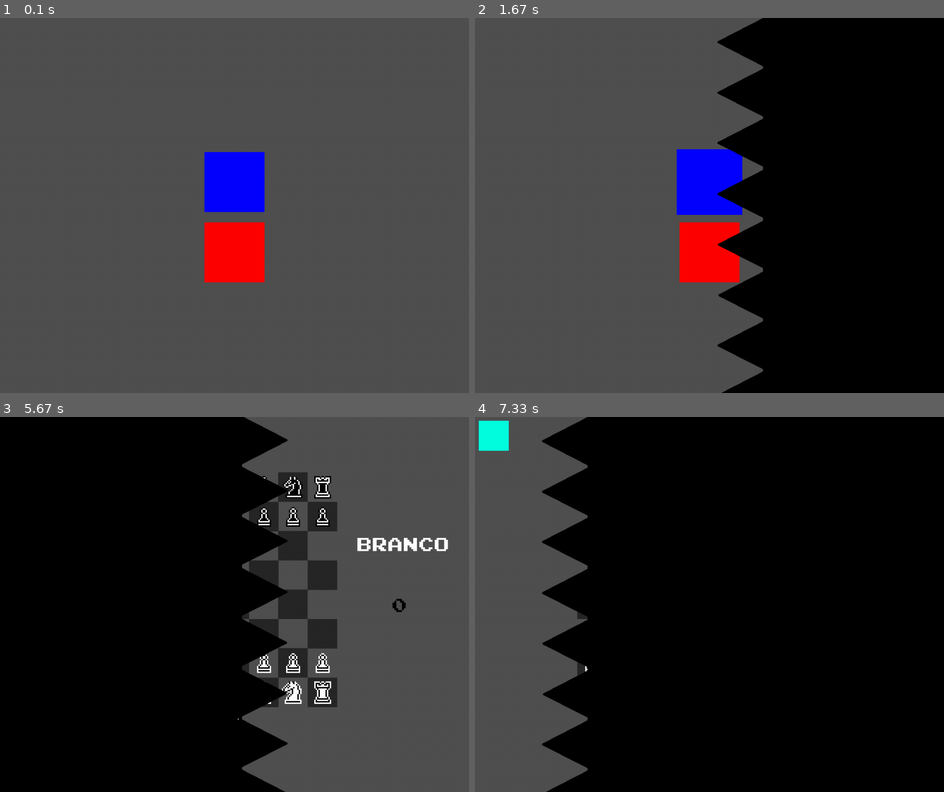
Above: before the commit, frames 1-4 (two rows, left to right).
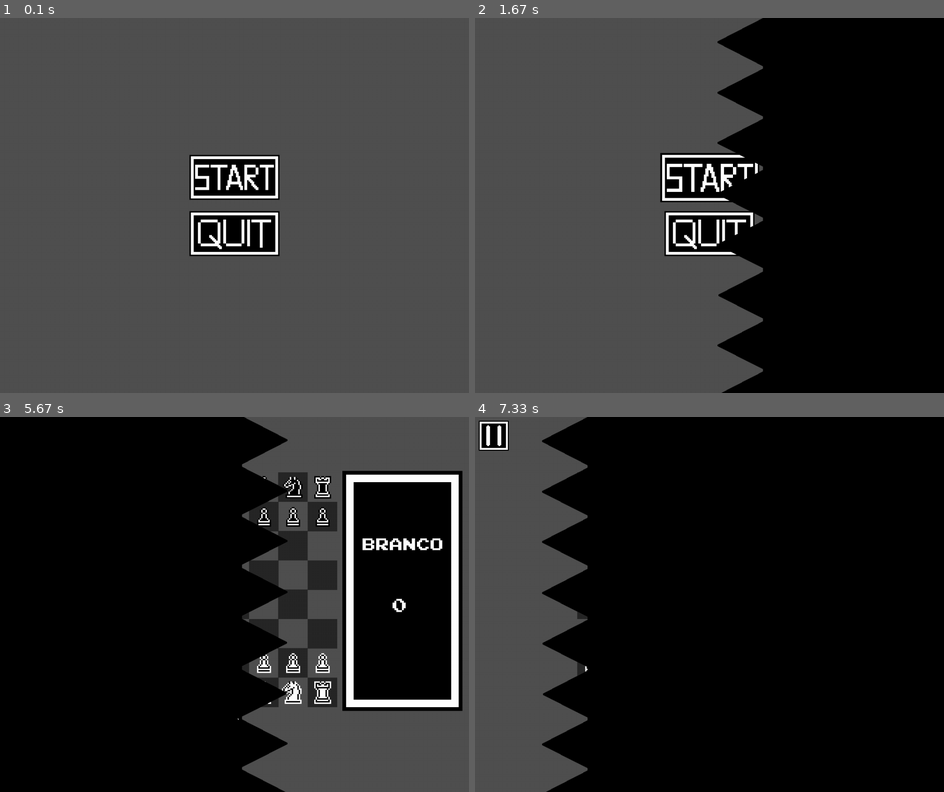
Above: after the commit, the same moments.

Repository: SrLeal42/Damas-Pygame
Game: pygame game, started from Main/Main.py
Same seed, same stepped clock (60 frames per second), same inputs: the game is played once before the commit and once after it.
Inputs (mouse positions are in pixels of both pictures, inside the frame that each line leads up to):
- Up to frame 1 (0.1 s): no input
- Up to frame 2 (1.67 s): click (709, 175) at 0.38 s; click (709, 175) at 0.72 s; click (709, 175) at 1.05 s; click (709, 175) at 1.38 s
- Up to frame 3 (5.67 s): click (281, 604) at 2.22 s; click (187, 604) at 2.55 s; click (187, 604) at 2.88 s; click (281, 604) at 3.22 s; click (281, 604) at 3.55 s; click (187, 604) at 3.88 s; click (187, 604) at 4.22 s; click (253, 589) at 4.55 s; click (281, 604) at 4.88 s
- Up to frame 4 (7.33 s): click (592, 488) at 5.72 s; click (592, 664) at 6.55 s

The runs differ from the first frame. In frame 1, 6.0% of the frame differs, in the area x 40-60%, y 35-71%; in frame 2, 5.5%; in frame 3, 16%, in the area x 73-99%, y 14-79%; in frame 4, 0.5%.

Commit message:
UPDATE: Melhorando o menu

Diff:
--- a/Main/Classes/Button.py
+++ b/Main/Classes/Button.py
@@ -31,9 +31,10 @@
         # image é um atributo da classe Sprite
         self.image = PG.image.load(path).convert_alpha()
 
-        new_size = int(self.image.get_width() * scale)
+        x_size = int(self.image.get_width() * scale)
+        y_size = int(self.image.get_height() * scale)
 
-        self.image = PG.transform.scale(self.image, (new_size, new_size))
+        self.image = PG.transform.scale(self.image, (x_size, y_size))
 
         # rect té um atributo da classe Sprite
         self.rect = self.image.get_rect(center=(self.x, self.y))
@@ -43,9 +44,10 @@
 
         self.normal_img = self.image
 
-        new_size = int(self.image_height *  1.1)
+        x_size = int(self.image_width *  1.1)
+        y_size = int(self.image_height *  1.1)
 
-        self.bigger_img = PG.transform.scale(self.image, (new_size, new_size))
+        self.bigger_img = PG.transform.scale(self.image, (x_size, y_size))
 
 
     def Draw(self, window):
--- a/Main/Main.py
+++ b/Main/Main.py
@@ -15,17 +15,17 @@
 
 state = "initialmenu"
 
-start_button = Button(LARGURA//2, ALTURA//2 -50, "Main/Sprites/Torre.png", 4)
-quit_button = Button(LARGURA//2, ALTURA//2 + 100, "Main/Sprites/Peao.png", 4)
+start_button = Button(LARGURA//2, ALTURA//2 -60, "Main/Sprites/Buttons/start-button.png", 3)
+quit_button = Button(LARGURA//2, ALTURA//2 + 60, "Main/Sprites/Buttons/quit-button.png", 3)
 
 damas_button = Button(LARGURA//2 - 100, ALTURA//2 , "Main/Sprites/Damas/damas-branco.png", 4)
 xadrez_button = Button(LARGURA//2 + 100, ALTURA//2 , "Main/Sprites/Xadrez/rei-branco.png", 7)
 
-pause_button = Button(40,40,"Main/Sprites/Cavalo.png", 2)
-
-resume_button = Button(LARGURA//2, ALTURA//2 -120, "Main/Sprites/Bispo.png", 3)
-initial_menu_button = Button(LARGURA//2, ALTURA//2 , "Main/Sprites/Rainha.png", 3)
-reset_button = Button(LARGURA//2, ALTURA//2 + 120, "Main/Sprites/Rei.png", 3)
+pause_button = Button(40,40,"Main/Sprites/Buttons/pause-button.png", 2)
+
+resume_button = Button(LARGURA//2, ALTURA//2 -120, "Main/Sprites/Buttons/resume-button.png", 3)
+initial_menu_button = Button(LARGURA//2, ALTURA//2 , "Main/Sprites/Buttons/menu-button.png", 3)
+reset_button = Button(LARGURA//2, ALTURA//2 + 120, "Main/Sprites/Buttons/reset-button.png", 3)
 
 selected_game = ""
 
@@ -159,12 +159,21 @@
     if current_game == None:
         return
 
+    painel = PG.image.load("Main/Sprites/painel.png").convert_alpha()
+
+    x_size = int(painel.get_width() * 8)
+    y_size = int(painel.get_height() * 8)
+
+    painel = PG.transform.scale(painel, (x_size, y_size))
+
+    window.blit(painel, (LARGURA // 2 + 230, ALTURA // 2 - 285))
+
     text = "Preto" if current_game.cor_rodada == 1 else "Branco"
-    color = BLACK if current_game.cor_rodada == 1 else WHITE
-
-    DrawText(text,LARGURA // 2 + 358, ALTURA // 2 -130, color, 40) # Desenhando a cor da rodada
-
-    DrawText(str(current_game.num_rodadas),LARGURA // 2 + 350, ALTURA // 2, BLACK, 40) # Desenhando o numero da rodada
+    # color = BLACK if current_game.cor_rodada == 1 else WHITE
+
+    DrawText(text,LARGURA // 2 + 358, ALTURA // 2 -130, WHITE, 35) # Desenhando a cor da rodada
+
+    DrawText(str(current_game.num_rodadas),LARGURA // 2 + 350, ALTURA // 2, WHITE, 40) # Desenhando o numero da rodada
 
 
 
Binary file added: Main/Sprites/Buttons/menu-button.png
Binary file added: Main/Sprites/Buttons/pause-button.png
Binary file added: Main/Sprites/Buttons/quit-button.png
Binary file added: Main/Sprites/Buttons/reset-button.png
Binary file added: Main/Sprites/Buttons/resume-button.png
Binary file added: Main/Sprites/Buttons/start-button.png
Binary file added: Main/Sprites/painel.png
